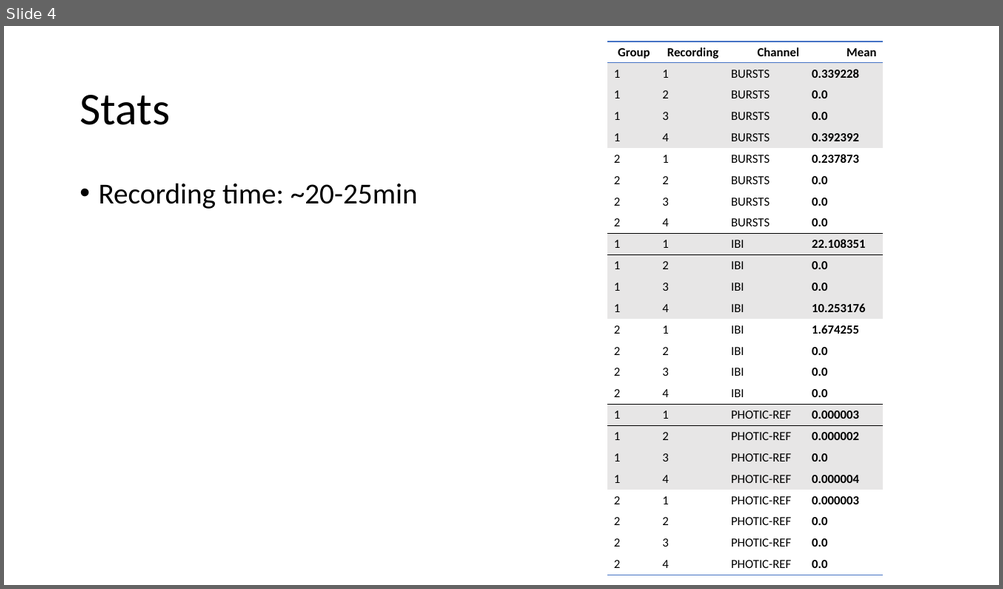
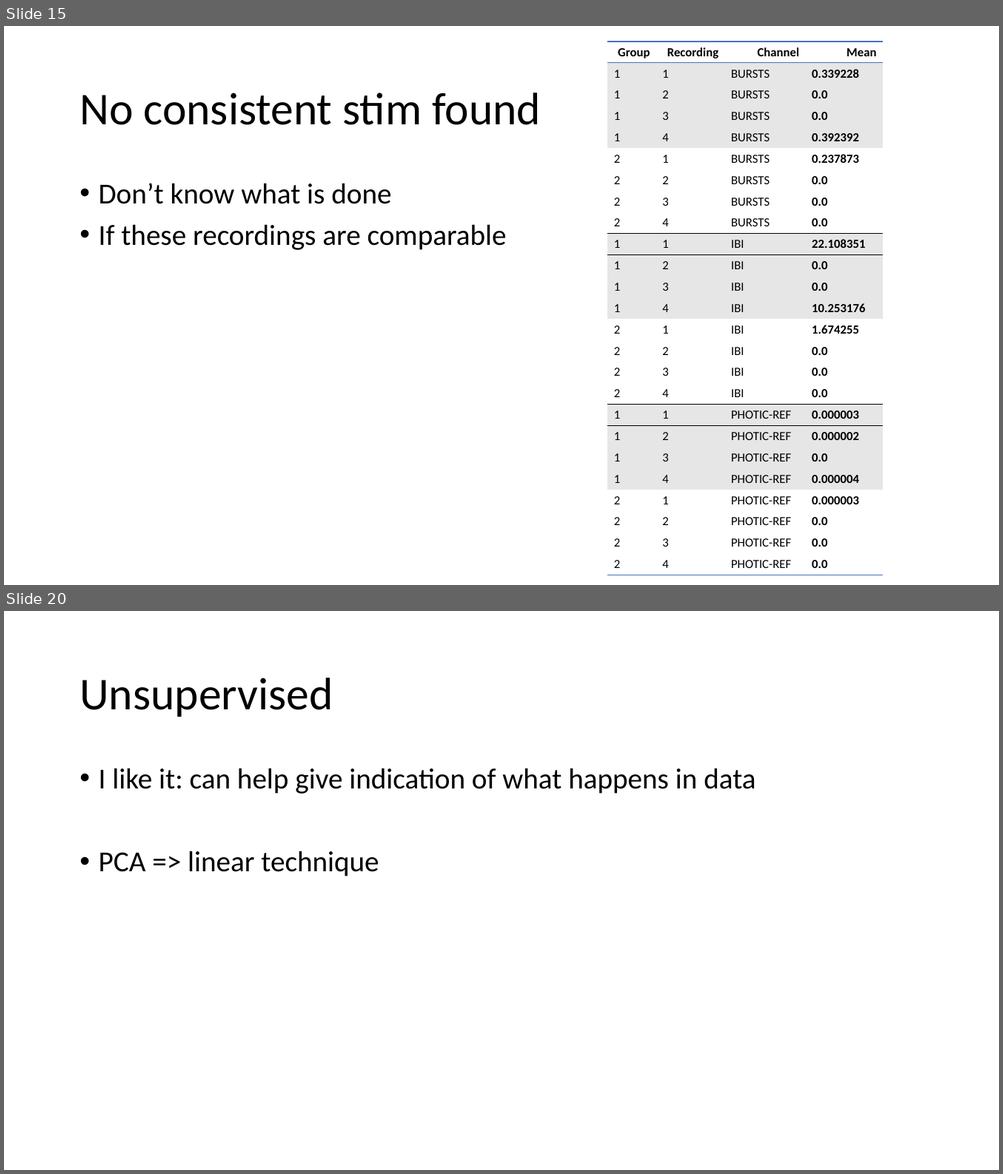
Before and after one commit to JeroenBuil/deegtal_coding_task, a slide deck: reports/dEEGtal interview presentation - Jeroen Buil.pptx. Shown one above the other, each under a label of ours: slide 4 before the commit, slides 15 and 20 after it; the slides between them are not shown. The pictures are 1003x589 and 1003x1174 pixels, drawn with LibreOffice and Linux fonts; fonts in the diff are those of the drawing. Boxes give left, top, right and bottom in pixels: in the first picture for what was removed or moved away, otherwise in the second. Text is boxed around its words. In the diff, an @@ line names an element or a change of style, - is before the commit and + after.

```diff
--- a/reports/dEEGtal interview presentation - Jeroen Buil.pptx
+++ b/reports/dEEGtal interview presentation - Jeroen Buil.pptx
@@ slide 20 added at [4, 611, 999, 1170], background #FFFFFF @@
@@ title added at [79, 678, 333, 717], 44 pt, text #000000 @@
+Unsupervised
@@ text added at [99, 768, 755, 877], 28 pt, text #000000 @@
+• I like it: can help give indication of what happens in data
+• PCA => linear technique
@@ what was slide 4 is now slide 15 @@
@@ slide 15 changed as well @@
@@ title at [79, 93, 540, 125]: text changed @@
-Stats
+No consistent stim found
@@ text at [99, 183, 506, 250]: text changed @@
-• Recording time: ~20-25min
+• Don’t know what is done
+• If these recordings are comparable
```
Also in this commit, not shown: 4 other slides changed, 20 other slides added, 7 slides removed, 1 other file.
